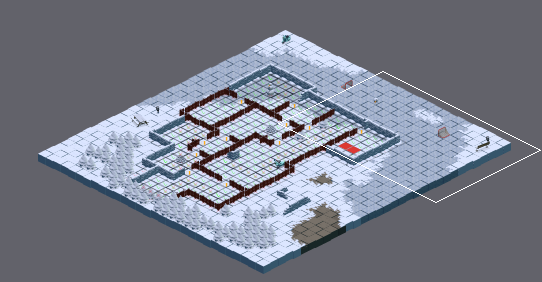
One commit to this Tiled map (JSON): TBSA/Bin/Data/Tiled/3_Lakeside.json. The first picture is a wide view before the edit; the outline marks the close-up.
Close-up. The starting point:
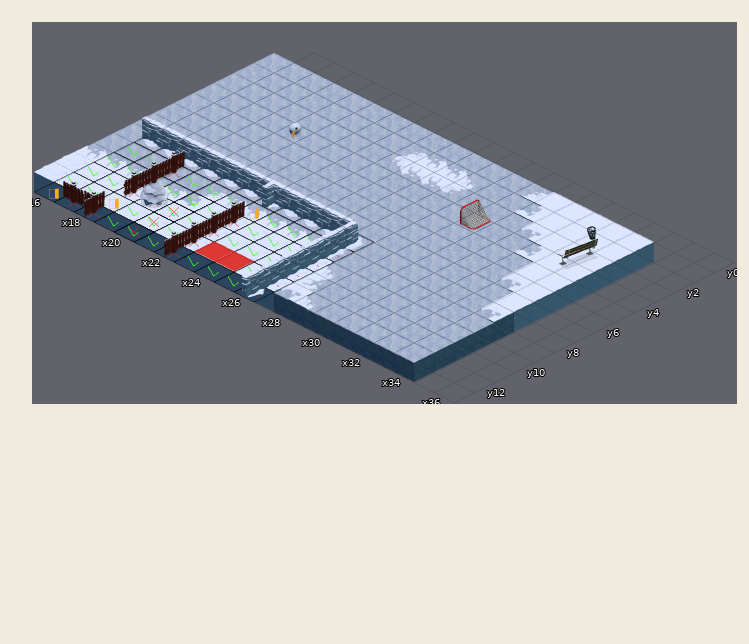
Cells are 128x64 px. Isometric: x runs down to the right, y down to the left. Shown: x 16..36, y 0..13. The commit also changed other parts of the map, which this record leaves out. The old version is drawn lined up with the new one.
And afterwards:
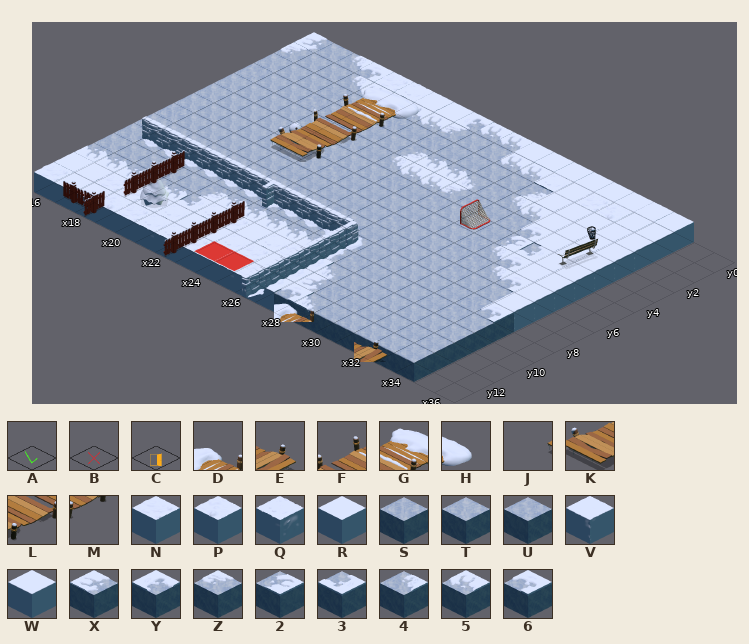
Key: from "_dataTileSheet": A 0, B 1, C 2; from "tileSheetBigProps02": D 1, E 19, F 55, G 56, H 57, J 69, K 70, L 71, M 72; from "tileSheetFloors": N 0, P 1, Q 2, R 3, S 6, T 7, U 8, V 17, W 18, X 22, Y 23, Z 24, 2 38, 3 39, 4 56, 5 70, 6 71.
_ is an empty cell.
Tiles of an added or newly shown layer are drawn over the layers below it.
Diff:
map size 30x33 -> 35x35 cells (old content now starts at 5,2; both pictures use the new coordinates)
Layer "Floor":
y 0: x 16..34 ___________________ -> XT46NQVWY55WRRWWWVR
y 1: x 16..34 ___________________ -> ZTT45555ZTT55QWNPRW
y 3: x 29..30 T3 -> 45
y 5: x 31 U -> 2
y 6: x 31..32 TS -> 46
y 7: x 32 S -> 4
y 11: x 22 N -> Q; x 24..27 NNNN -> VQPQ
y 12: x 16..17 NN -> RV; x 20..24 NNNNN -> QQWWQ; x 26..27 NN -> VQ
y 13: x 17..19 NNN -> RRP; x 21..22 NN -> QQ; x 24..27 NNNN -> PQPW
Layer "_Room_1" (now hidden):
y 8: x 16..26 BBBBBBBBBBB -> ___________
y 9: x 16..26 AABAAACAAAB -> ___________
y 10: x 16..26 AABAAABAAAB -> ___________
y 11: x 16..18 AAB -> ___; x 20..26 AABAAAB -> _______
y 12: x 16..26 AACAAABAAAB -> ___________
y 13: x 16..26 CBBAAABAAAB -> ___________
Layer "_covers_1" (now hidden):
y 11: x 19 B -> _
Layer "bigProps" (added):
y 0: x 21 _ -> H
y 1: x 20 _ -> G
y 2: x 19 _ -> F
y 3: x 22 _ -> M
y 4: x 21 _ -> L
y 5: x 20 _ -> K
y 6: x 19 _ -> J
y 13: x 28 _ -> D; x 32 _ -> E
Layer "_path_Enemy4" (now hidden):
y 10: x 20 A -> _
y 11..13: x 20 B -> _
Changed places in both close-ups, as pixel boxes (x1, y1, x2, y2):
changed: (34, 32, 694, 322)
added: (354, 340, 388, 362)
